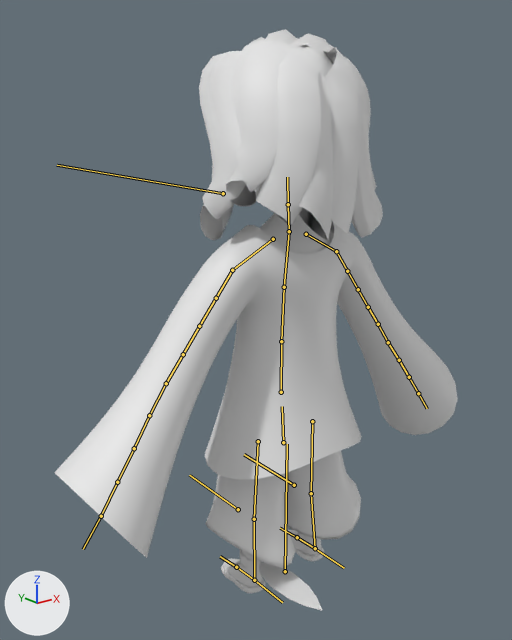
An edit to the glTF model Assets/models/sk_char.gltf, drawn before and after from the same camera.
Both versions are drawn from a 50 mm lens placed at (-3.29, -3.73, 3.72), pointed at (-0.18, 0.16, 2.17). The lights are fixed; the arrows at lower left show +X, +Y and +Z. The bones that bend it are drawn over the model as lines.

In view in the first picture: 'Band', 'Body', 'Hair', 'Pants', 'Ribbon', 'Shirt', 'Slippers'.
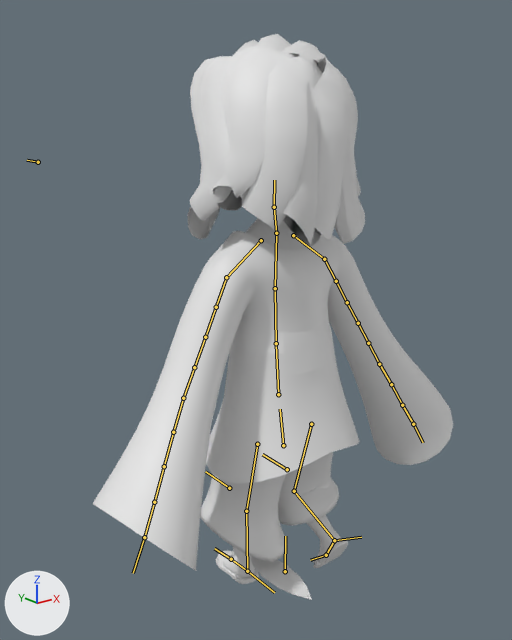
The newer file adds an action. The first version stands in its rest pose; the second is drawn at frame 32 of the action 'OutSki'.

What the commit changed:
Bone 'Hips' (bone_hips) moves from (0.0, 0.0, 0.0) to (0.0, -0.028, -0.002).
Bone 'Hips' (bone_hips) turns from (0, 0, 0) to (-4, 0, 0) degrees about its own x, y and z.
Bone 'Head' (bone_head) turns from (0, 0, 0) to (8, 0, 0) degrees about its own x, y and z.
Bone 'Shoulder.R' (bone_shoulder_r) turns from (0, 0, 0) to (2, -3, -8) degrees about its own x, y and z.
Bone 'Shoulder.L' (bone_shoulder_l) turns from (0, 0, 0) to (2, 3, 8) degrees about its own x, y and z.
Bone 'Thigh.R' (bone_thigh_r) turns from (0, 0, 0) to (-14, 5, -9) degrees about its own x, y and z.
Bone 'Calf.R' (bone_calf_r) turns from (0, 0, 0) to (67, -8, 13) degrees about its own x, y and z.
Bone 'Toe.R' (bone_toe_r) turns from (0, 0, 0) to (26, -1, 6) degrees about its own x, y and z.
Bone 'Thigh.L' (bone_thigh_l) turns from (0, 0, 0) to (-15, 1, 3) degrees about its own x, y and z.
Bone 'Calf.L' (bone_calf_l) turns from (0, 0, 0) to (11, 0, -3) degrees about its own x, y and z.

Where the change shows, as pixel boxes [x1, y1, x2, y2] in the pictures (512 x 640 px):
'Shirt', posed (11% narrower)
    before: [54, 221, 458, 558]
    after: [92, 228, 453, 571]
'Hair', posed
    before: [199, 29, 383, 240]
    after: [187, 34, 365, 246]
'Pants', posed (11% narrower)
    before: [205, 451, 361, 568]
    after: [200, 452, 339, 562]
'Body', posed
    before: [223, 60, 334, 587]
    after: [217, 69, 342, 577]
'Ribbon', posed
    before: [259, 562, 322, 611]
    after: [251, 557, 312, 600]
'Slippers', posed (28% wider, 27% shorter)
    before: [221, 531, 324, 593]
    after: [216, 539, 348, 584]
'Band', posed
    before: [240, 550, 262, 567]
    after: [233, 546, 249, 558]
bone 'Hips', root to tip
    before: (283, 442) to (282, 406)
    after: (283, 445) to (280, 409)
bone 'Head', root to tip
    before: (288, 204) to (287, 177)
    after: (274, 207) to (274, 180)
bone 'Shoulder.R', root to tip
    before: (306, 234) to (336, 251)
    after: (293, 235) to (324, 259)
bone 'Shoulder.L', root to tip
    before: (273, 239) to (232, 270)
    after: (261, 240) to (226, 277)
bone 'Thigh.R', root to tip
    before: (312, 421) to (311, 493)
    after: (311, 424) to (294, 491)
bone 'Calf.R', root to tip
    before: (311, 493) to (315, 548)
    after: (294, 491) to (334, 540)
bone 'Toe.R', root to tip
    before: (297, 537) to (280, 528)
    after: (326, 555) to (310, 560)
bone 'Thigh.L', root to tip
    before: (258, 441) to (254, 519)
    after: (257, 444) to (246, 511)
bone 'Calf.L', root to tip
    before: (254, 519) to (254, 580)
    after: (246, 511) to (247, 571)
